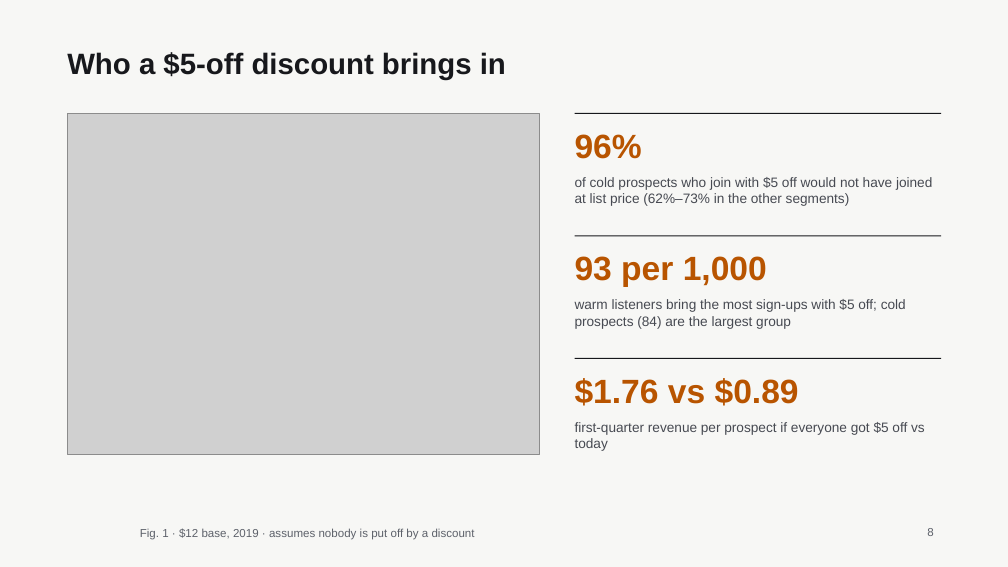
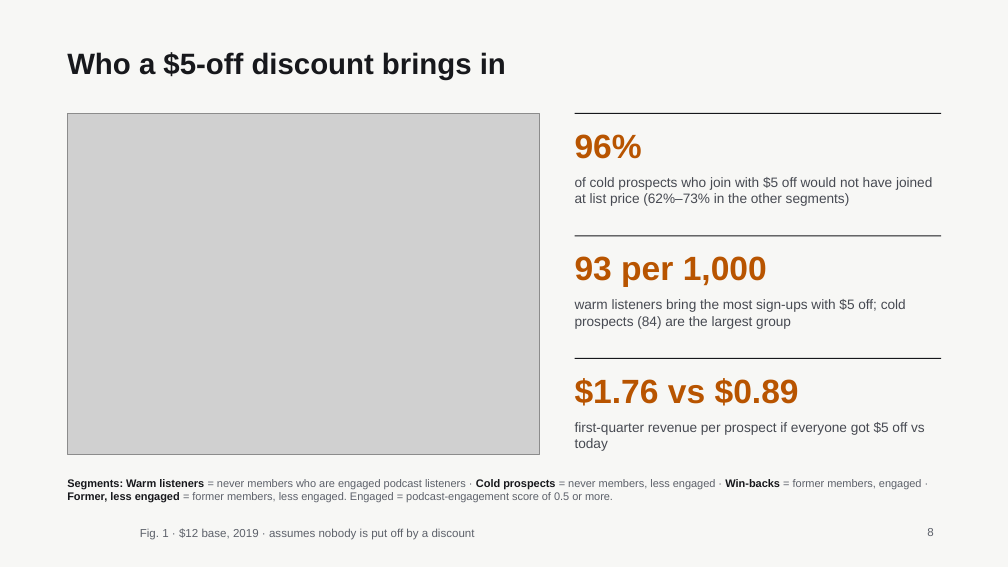
Before and after one commit to itacky/lorehaven-pricing, a slide deck: slide 8 of presentation/Evaluating_the_Lorehaven_Pricing_Strategy.pptx. Drawn at 1008x567 pixels with LibreOffice and Linux fonts; fonts in the diff are those of the drawing; grey boxes stand for pictures; background and template pictures are left out. Boxes give left, top, right and bottom in pixels: in the first picture for what was removed or moved away, otherwise in the second. Text is boxed around its words. In the diff, an @@ line names an element or a change of style, - is before the commit and + after.

```diff
--- a/presentation/Evaluating_the_Lorehaven_Pricing_Strategy.pptx
+++ b/presentation/Evaluating_the_Lorehaven_Pricing_Strategy.pptx
@@ text added at (67,479,922,502), 10.5 pt, text #5D616A @@
+Segments: Warm listeners = never members who are engaged podcast listeners · Cold prospects = never members, less engaged · Win-backs = former members, engaged · Former, less engaged = former members, less engaged. Engaged = podcast-engagement score of 0.5 or more.
```
Also in this commit, not shown: 1 other slide changed, 3 other files.
